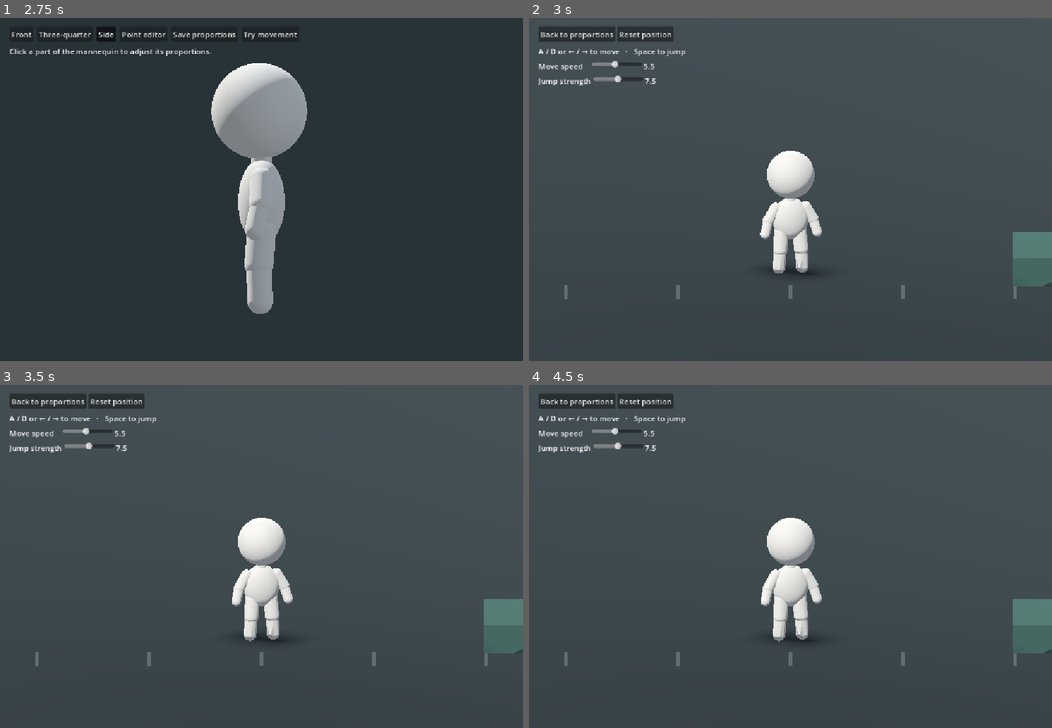
Above: before the commit, frames 1-4 (two rows, left to right).
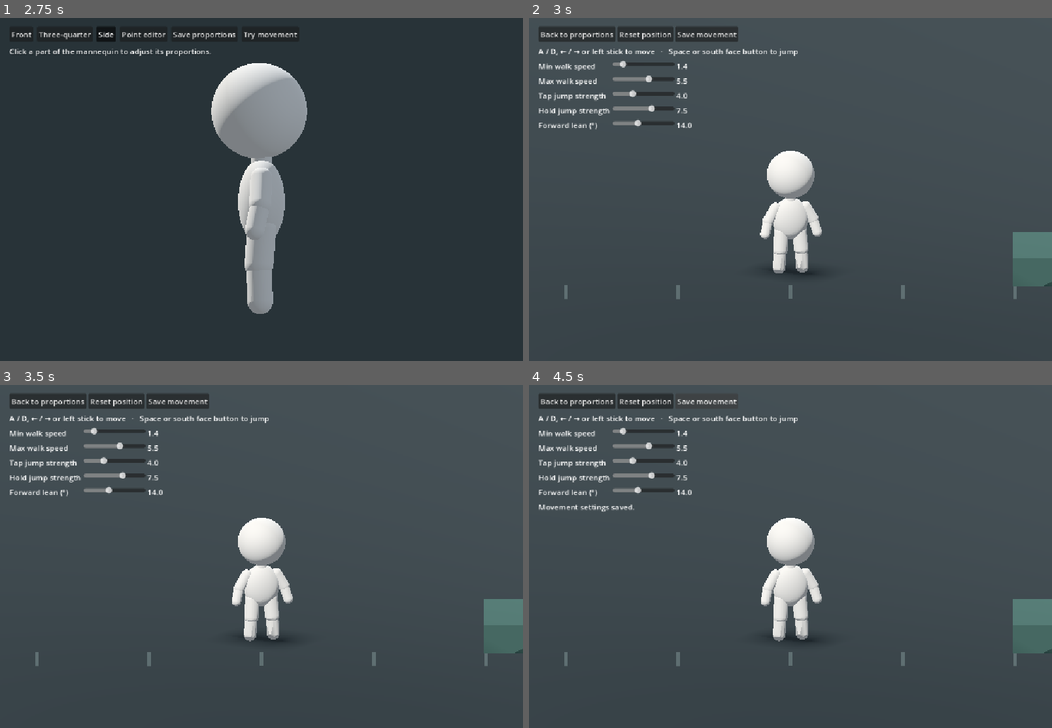
Above: after the commit, the same moments.

Repository: mdlvr1w/creation-game
Game: Godot game, scene res://game/mannequin_view.tscn
The game is run twice, just before and just after one commit, with the same random seed, the same clock (stepped at 60 frames per second) and the same inputs.
Inputs (mouse positions are in pixels of both pictures, inside the frame that each line leads up to):
- Up to frame 1 (2.75 s): click "Front" at 0.5 s; click "Three-quarter" at 1.25 s; click "Side" at 2 s
- Up to frame 2 (3 s): click "Try movement" at 2.75 s
- Up to frame 3 (3.5 s): no input
- Up to frame 4 (4.5 s): click "Reset position" at 3.5 s; click (706, 402) at 4.25 s, where only the run after the commit has a clickable "Save movement"

Frame 1 is identical in both runs. In frame 2, 2.2% of the frame differs, in the area x 1-52%, y 2-33%; in frame 3, 2.2%; in frame 4, 2.0%.

Commit message:
Add analog controls and saveable movement tuning

Diff:
--- a/game/figurine_motion.gd
+++ b/game/figurine_motion.gd
@@ -7,15 +7,24 @@
 var stride := 0.0
 var air_pose := 0.0
 var facing := 1.0
+var lean := 0.0
+var lean_axes: Array[Vector3] = []
+const UPPER_BODY := [&"Torso", &"Neck", &"Head"]
 
 
 func bind_model(visual: Node3D) -> void:
 	model = visual
 	for limb: StringName in model.limb_meshes:
 		rest[limb] = model.limb_meshes[limb].transform
+	for part in UPPER_BODY:
+		rest[part] = model.get_node(NodePath(String(part))).transform
+	for side in ["Left", "Right"]:
+		var hip := StringName(side + "UpperLeg")
+		var mesh: CapsuleMesh = model.limb_meshes[hip].mesh
+		lean_axes.append(rest[hip].origin - rest[hip].basis.y * (mesh.height * 0.5 - mesh.radius))
 
 
-func animate(delta: float, velocity: Vector3, grounded: bool, max_speed: float) -> void:
+func animate(delta: float, velocity: Vector3, grounded: bool, max_speed: float, max_lean: float) -> void:
 	var speed := absf(velocity.x)
 	var pace := clampf(speed / max_speed, 0.0, 1.0)
 	stride = move_toward(stride, pace if grounded else 0.0, delta * 5.0)
@@ -27,6 +36,12 @@
 	var turn := facing * lerpf(0.22, 1.05, maxf(pace, air_pose * 0.65))
 	rotation.y = lerp_angle(rotation.y, turn, 1.0 - exp(-delta * 13.0))
 
+	var target_lean := deg_to_rad(max_lean) * pow(pace, 0.72) if grounded else 0.0
+	lean = lerpf(lean, target_lean, 1.0 - exp(-delta * 10.0))
+	var body_lean := rotation_about((lean_axes[0] + lean_axes[1]) * 0.5, lean)
+	for part in UPPER_BODY:
+		model.get_node(NodePath(String(part))).transform = body_lean * rest[part]
+
 	var swing := sin(phase) * stride
 	for side in ["Left", "Right"]:
 		var cycle := swing if side == "Left" else -swing
@@ -34,10 +49,10 @@
 		pose_pair(side + "UpperLeg", side + "LowerLeg", cycle * 0.48 - tuck,
 			maxf(0.0, cycle) * 0.5 + tuck * 1.5)
 		pose_pair(side + "UpperArm", side + "LowerArm", -cycle * 0.40 - air_pose * 0.40,
-			-0.12 * stride - air_pose * 0.22)
+			-0.12 * stride - air_pose * 0.22, body_lean)
 
 
-func pose_pair(upper_name: StringName, lower_name: StringName, angle: float, bend: float) -> void:
+func pose_pair(upper_name: StringName, lower_name: StringName, angle: float, bend: float, body_pose := Transform3D.IDENTITY) -> void:
 	var upper: MeshInstance3D = model.limb_meshes[upper_name]
 	var lower: MeshInstance3D = model.limb_meshes[lower_name]
 	var upper_rest := rest[upper_name]
@@ -46,7 +61,7 @@
 	var half_span := (mesh.height - mesh.radius * 2.0) * 0.5
 	var attachment := upper_rest.origin - upper_rest.basis.y * half_span
 	var joint := upper_rest.origin + upper_rest.basis.y * half_span
-	var swing := rotation_about(attachment, angle)
+	var swing := body_pose * rotation_about(attachment, angle)
 	upper.transform = swing * upper_rest
 	lower.transform = swing * rotation_about(joint, bend) * lower_rest
 
--- a/game/mannequin_controller.gd
+++ b/game/mannequin_controller.gd
@@ -3,8 +3,12 @@
 
 const Motion := preload("res://game/figurine_motion.gd")
 
-@export var speed := 5.5
-@export var jump_speed := 7.5
+const Settings := preload("res://game/movement_settings.gd")
+const STICK_DEAD_ZONE := 0.18
+
+var settings := Settings.new()
+var jump_was_held := false
+var jump_can_cut := false
 @export var acceleration := 23.0
 @export var braking := 30.0
 @export var gravity := 22.0
@@ -24,18 +28,34 @@
 	floor_snap_length = 0.15
 
 
-func step(delta: float, direction: float, jump: bool) -> void:
+static func stick_intent(axis: float) -> float:
+	return signf(axis) * clampf(inverse_lerp(STICK_DEAD_ZONE, 1.0, absf(axis)), 0.0, 1.0)
+
+
+func step(delta: float, direction: float, jump_held: bool, jump_pressed := false) -> void:
 	var grounded := is_on_floor()
+	var tuning := settings.values
+	var target := 0.0
+	if not is_zero_approx(direction):
+		target = signf(direction) * lerpf(tuning.min_speed, tuning.max_speed, absf(direction))
 	var rate := braking if is_zero_approx(direction) else acceleration
-	velocity.x = move_toward(velocity.x, direction * speed, rate * delta)
-	if grounded and jump:
-		velocity.y = jump_speed
-	elif not grounded:
+	velocity.x = move_toward(velocity.x, target, rate * delta)
+	if grounded:
+		jump_can_cut = false
+		if jump_pressed or (jump_held and not jump_was_held):
+			velocity.y = tuning.max_jump if jump_held else tuning.min_jump
+			jump_can_cut = jump_held
+	else:
 		velocity.y -= gravity * delta
+		if jump_can_cut and not jump_held:
+			velocity.y = minf(velocity.y, tuning.min_jump)
+			jump_can_cut = false
+	jump_was_held = jump_held
 	move_and_slide()
-	motion.animate(delta, velocity, is_on_floor(), speed)
+	motion.animate(delta, velocity, is_on_floor(), tuning.max_speed, tuning.lean_degrees)
 
 
 func reset() -> void:
 	position = Vector3(0, 0.02, 0)
 	velocity = Vector3.ZERO
+	jump_can_cut = false
--- a/game/movement_preview.gd
+++ b/game/movement_preview.gd
@@ -2,12 +2,23 @@
 
 const Mannequin := preload("res://game/mannequin.gd")
 const Controller := preload("res://game/mannequin_controller.gd")
+const Settings := preload("res://game/movement_settings.gd")
+const TUNING_LABELS := {
+	&"min_speed": "Min walk speed",
+	&"max_speed": "Max walk speed",
+	&"min_jump": "Tap jump strength",
+	&"max_jump": "Hold jump strength",
+	&"lean_degrees": "Forward lean (°)",
+}
 const Stage := preload("res://game/mannequin_stage.gd")
 
 var player := Controller.new()
 var camera := Camera3D.new()
 var proportions := ""
-var jump_was_down := false
+var jump_pressed := false
+var tuning_sliders: Dictionary[StringName, HSlider] = {}
+var tuning_numbers: Dictionary[StringName, Label] = {}
+var tuning_status := Label.new()
 
 
 func _ready() -> void:
@@ -19,6 +30,8 @@
 
 	add_child(player)
 	player.reset()
+	if FileAccess.file_exists(Settings.LOCAL_FILE) and not player.settings.load_from():
+		tuning_status.text = "Could not load saved movement settings."
 	var visual := Mannequin.new()
 	# Bind after the visual is ready so the pose uses the current proportions.
 	player.motion.add_child(visual)
@@ -38,12 +51,30 @@
 	add_controls()
 
 
+func _input(event: InputEvent) -> void:
+	if not event.is_pressed() or event.is_echo():
+		return
+	if event is InputEventKey and event.physical_keycode == KEY_SPACE:
+		jump_pressed = true
+	elif event is InputEventJoypadButton and event.button_index == JOY_BUTTON_A:
+		jump_pressed = true
+
+
 func _physics_process(delta: float) -> void:
 	var left := Input.is_physical_key_pressed(KEY_A) or Input.is_physical_key_pressed(KEY_LEFT)
 	var right := Input.is_physical_key_pressed(KEY_D) or Input.is_physical_key_pressed(KEY_RIGHT)
-	var jump := Input.is_physical_key_pressed(KEY_SPACE)
-	player.step(delta, float(right) - float(left), jump and not jump_was_down)
-	jump_was_down = jump
+	var direction := float(right) - float(left)
+	var jump_held := Input.is_physical_key_pressed(KEY_SPACE)
+	var analog := 0.0
+	for device in Input.get_connected_joypads():
+		var stick := Controller.stick_intent(Input.get_joy_axis(device, JOY_AXIS_LEFT_X))
+		if absf(stick) > absf(analog):
+			analog = stick
+		jump_held = jump_held or Input.is_joy_button_pressed(device, JOY_BUTTON_A)
+	if not left and not right:
+		direction = analog
+	player.step(delta, direction, jump_held, jump_pressed)
+	jump_pressed = false
 	if absf(player.position.x) > 82.0 or player.position.y < -6.0:
 		player.reset()
 
@@ -102,13 +133,13 @@
 	panel.add_child(buttons)
 	add_button(buttons, "Back to proportions", Callable(self, "return_to_viewer"))
 	add_button(buttons, "Reset position", player.reset)
+	add_button(buttons, "Save movement", save_movement)
 	var hint := Label.new()
-	hint.text = "A / D or ← / → to move   ·   Space to jump"
+	hint.text = "A / D, ← / → or left stick to move   ·   Space or south face button to jump"
 	panel.add_child(hint)
-	add_adjustment(panel, "Move speed", 2.5, 9.0, player.speed,
-		func(value: float): player.speed = value)
-	add_adjustment(panel, "Jump strength", 4.0, 11.0, player.jump_speed,
-		func(value: float): player.jump_speed = value)
+	for key: StringName in TUNING_LABELS:
+		add_adjustment(panel, key)
+	panel.add_child(tuning_status)
 
 
 func add_button(row: HBoxContainer, caption: String, action: Callable) -> void:
@@ -120,29 +151,41 @@
 	row.add_child(button)
 
 
-func add_adjustment(panel: VBoxContainer, caption: String, minimum: float, maximum: float,
-		initial: float, action: Callable) -> void:
+func add_adjustment(panel: VBoxContainer, key: StringName) -> void:
 	var row := HBoxContainer.new()
 	panel.add_child(row)
 	var label := Label.new()
-	label.custom_minimum_size.x = 108
-	label.text = caption
+	label.custom_minimum_size.x = 152
+	label.text = TUNING_LABELS[key]
 	row.add_child(label)
 	var slider := HSlider.new()
-	slider.custom_minimum_size.x = 105
+	slider.custom_minimum_size.x = 130
 	slider.focus_mode = Control.FOCUS_NONE
-	slider.min_value = minimum
-	slider.max_value = maximum
+	var limits: Vector3 = Settings.LIMITS[key]
+	slider.min_value = snappedf(limits.x, 0.1)
+	slider.max_value = limits.y
 	slider.step = 0.1
-	slider.value = initial
+	slider.value = player.settings.values[key]
 	row.add_child(slider)
+	tuning_sliders[key] = slider
 	var value_label := Label.new()
-	value_label.text = "%.1f" % initial
+	value_label.text = "%.1f" % slider.value
 	row.add_child(value_label)
-	slider.value_changed.connect(func(value: float):
-		value_label.text = "%.1f" % value
-		action.call(value)
-	)
+	tuning_numbers[key] = value_label
+	slider.value_changed.connect(adjust_movement.bind(key))
+
+
+func adjust_movement(value: float, key: StringName) -> void:
+	player.settings.adjust(key, value)
+	for setting: StringName in tuning_sliders:
+		var current: float = player.settings.values[setting]
+		tuning_sliders[setting].set_value_no_signal(current)
+		tuning_numbers[setting].text = "%.1f" % current
+	tuning_status.text = "Unsaved movement settings"
+
+
+func save_movement() -> void:
+	tuning_status.text = "Movement settings saved." if player.settings.save_to() else "Could not save movement settings."
 
 
 func return_to_viewer() -> void:
--- /dev/null
+++ b/game/movement_settings.gd
@@ -0,0 +1,66 @@
+extends RefCounted
+
+const LOCAL_FILE := "user://mannequin-movement.json"
+# Each entry contains the minimum, maximum, and default for the control.
+const LIMITS := {
+	&"min_speed": Vector3(0.3, 9.0, 1.4),
+	&"max_speed": Vector3(0.3, 9.0, 5.5),
+	&"min_jump": Vector3(1.0, 11.0, 4.0),
+	&"max_jump": Vector3(1.0, 11.0, 7.5),
+	&"lean_degrees": Vector3(0.0, 35.0, 14.0),
+}
+const ORDERED_PAIRS := [[&"min_speed", &"max_speed"], [&"min_jump", &"max_jump"]]
+
+var values: Dictionary[StringName, float] = {}
+
+
+func _init() -> void:
+	for key: StringName in LIMITS:
+		values[key] = LIMITS[key].z
+
+
+func adjust(key: StringName, value: float) -> void:
+	var limits: Vector3 = LIMITS[key]
+	values[key] = clampf(value, limits.x, limits.y)
+	for pair: Array in ORDERED_PAIRS:
+		if values[pair[0]] <= values[pair[1]]:
+			continue
+		var other: StringName = pair[1] if key == pair[0] else pair[0]
+		values[other] = values[key]
+
+
+func save_to(path: String = LOCAL_FILE) -> bool:
+	var temp := "%s.%s.%s.tmp" % [path, OS.get_process_id(), Time.get_ticks_usec()]
+	var file := FileAccess.open(temp, FileAccess.WRITE)
+	if file == null:
+		return false
+	var settings := {}
+	for key: StringName in values:
+		settings[String(key)] = snappedf(values[key], 0.1)
+	var written := file.store_string(JSON.stringify({"version": 1, "movement": settings}, "\t"))
+	file.close()
+	if not written or DirAccess.rename_absolute(temp, path) != OK:
+		DirAccess.remove_absolute(temp)
+		return false
+	return true
+
+
+func load_from(path: String = LOCAL_FILE) -> bool:
+	var contents: Variant = JSON.parse_string(FileAccess.get_file_as_string(path))
+	if not contents is Dictionary or contents.get("version") != 1:
+		return false
+	var settings: Variant = contents.get("movement")
+	if not settings is Dictionary:
+		return false
+	var loaded: Dictionary[StringName, float] = {}
+	for key: StringName in LIMITS:
+		var value: Variant = settings.get(String(key))
+		var limits: Vector3 = LIMITS[key]
+		if not value is float or not is_finite(value) or value < snappedf(limits.x, 0.1) or value > limits.y:
+			return false
+		loaded[key] = value
+	for pair: Array in ORDERED_PAIRS:
+		if loaded[pair[0]] > loaded[pair[1]]:
+			return false
+	values = loaded
+	return true
--- a/tests/movement_test.gd
+++ b/tests/movement_test.gd
@@ -1,6 +1,8 @@
 extends SceneTree
 
 const Preview := preload("res://game/movement_preview.tscn")
+const Settings := preload("res://game/movement_settings.gd")
+const Controller := preload("res://game/mannequin_controller.gd")
 const Viewer := preload("res://game/mannequin_view.tscn")
 
 var failures := 0
@@ -15,6 +17,7 @@
 	root.add_child(preview)
 	preview.set_physics_process(false)
 	var player = preview.player
+	player.settings = Settings.new()
 	var visual = player.motion.model
 	check(is_equal_approx(visual.torso_factors.y, 1.21), "preview loads the chosen torso")
 	check(is_equal_approx(visual.neck_factors.z, 0.80), "preview loads the chosen neck")
@@ -46,6 +49,45 @@
 		player.step(1.0 / 60.0, 0.0, false)
 	check(player.is_on_floor() and is_zero_approx(player.velocity.x), "character lands and stops")
 
+	check(is_zero_approx(Controller.stick_intent(0.10)), "small stick drift is ignored")
+	check(is_equal_approx(Controller.stick_intent(-1.0), -1.0), "full stick deflection maps to full speed intent")
+	var half_stick := Controller.stick_intent(0.59)
+	check(is_equal_approx(half_stick, 0.5), "stick movement scales after the dead zone")
+	for frame in 45:
+		await physics_frame
+		player.step(1.0 / 60.0, -half_stick, false)
+	check(is_equal_approx(absf(player.velocity.x), lerpf(1.4, 5.5, half_stick)), "partial stick uses an intermediate speed")
+	var walk_lean: float = player.motion.lean
+	for frame in 45:
+		await physics_frame
+		player.step(1.0 / 60.0, -1.0, false)
+	check(player.motion.lean > walk_lean and walk_lean > 0.0, "the torso leans further at higher speeds")
+	check(player.motion.model.torso.basis.y.z > 0.0, "the torso actually tilts forward")
+	preview.tuning_sliders[&"lean_degrees"].value = 0.0
+	for frame in 45:
+		await physics_frame
+		player.step(1.0 / 60.0, -1.0, false)
+	check(absf(player.motion.lean) < 0.001, "setting lean to zero returns the torso upright")
+
+	player.reset()
+	var tap_height := await measure_jump(player, false)
+	var hold_height := await measure_jump(player, true)
+	check(hold_height > tap_height + 0.5, "holding jump reaches a higher apex than tapping")
+
+	preview.tuning_sliders[&"min_speed"].value = 6.0
+	check(is_equal_approx(preview.tuning_sliders[&"max_speed"].value, 6.0),
+		"speed sliders keep the minimum and maximum ordered")
+	preview.tuning_sliders[&"max_jump"].value = 3.0
+	check(is_equal_approx(preview.tuning_sliders[&"min_jump"].value, 3.0),
+		"jump sliders keep the minimum and maximum ordered")
+	var settings_file := "user://movement-test-%s.json" % OS.get_process_id()
+	check(player.settings.save_to(settings_file), "movement settings save")
+	var restored := Settings.new()
+	check(restored.load_from(settings_file), "movement settings reload")
+	for key: StringName in Settings.LIMITS:
+		check(is_equal_approx(restored.values[key], player.settings.values[key]), "saved setting matches " + String(key))
+	DirAccess.remove_absolute(settings_file)
+
 	preview.queue_free()
 	await process_frame
 	var viewer = Viewer.instantiate()
@@ -58,6 +100,20 @@
 	if failures == 0:
 		print("Movement checks passed.")
 	quit(int(failures > 0))
+
+
+func measure_jump(player, held: bool) -> float:
+	for frame in 12:
+		await physics_frame
+		player.step(1.0 / 60.0, 0.0, false)
+	await physics_frame
+	player.step(1.0 / 60.0, 0.0, true)
+	var apex: float = player.position.y
+	for frame in 65:
+		await physics_frame
+		player.step(1.0 / 60.0, 0.0, held)
+		apex = maxf(apex, player.position.y)
+	return apex
 
 
 func preview_preset() -> String:
Not shown, added: game/movement_settings.gd.uid
Not shown, changed: DESIGN-JOURNAL.md
